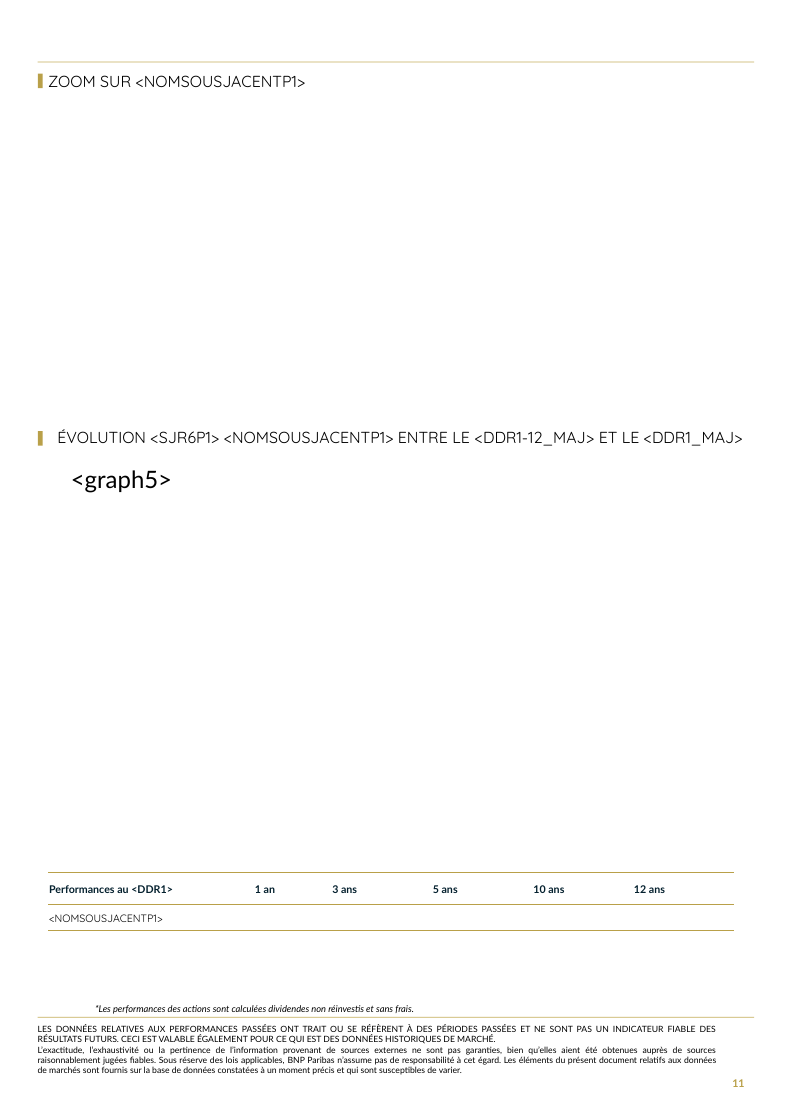
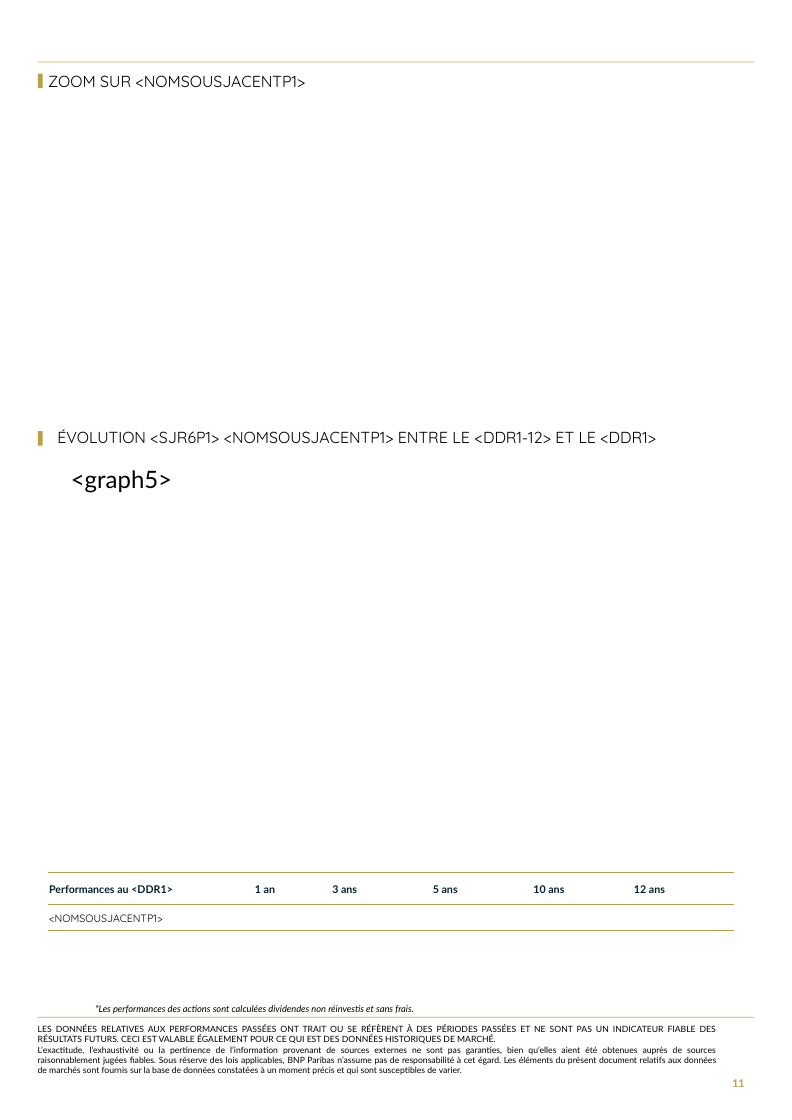
Before and after one commit to guillaumejacquin/Moulinette_Brochure_Equitim, a slide deck: slide 11 of Templates/BNP.pptx. Drawn at 792x1120 pixels with LibreOffice and Linux fonts; fonts in the diff are those of the drawing; background and template pictures are left out. Boxes give left, top, right and bottom in pixels: in the first picture for what was removed or moved away, otherwise in the second. Text is boxed around its words. In the diff, an @@ line names an element or a change of style, - is before the commit and + after.

```diff
--- a/Templates/BNP.pptx
+++ b/Templates/BNP.pptx
@@ text at (x1=57, y1=429, x2=656, y2=443): text changed @@
-ÉVOLUTION <SJR6P1> <NOMSOUSJACENTP1> ENTRE LE <DDR1-12_MAJ> ET LE <DDR1_MAJ>
+ÉVOLUTION <SJR6P1> <NOMSOUSJACENTP1> ENTRE LE <DDR1-12> ET LE <DDR1>
```
Also in this commit, not shown: 2 other slides changed, 51 other files.
